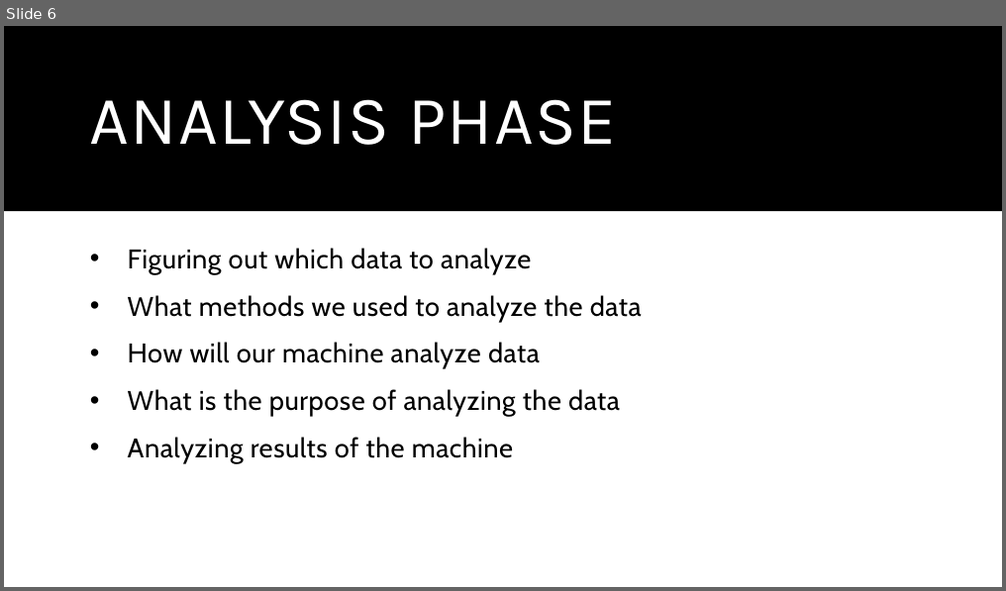
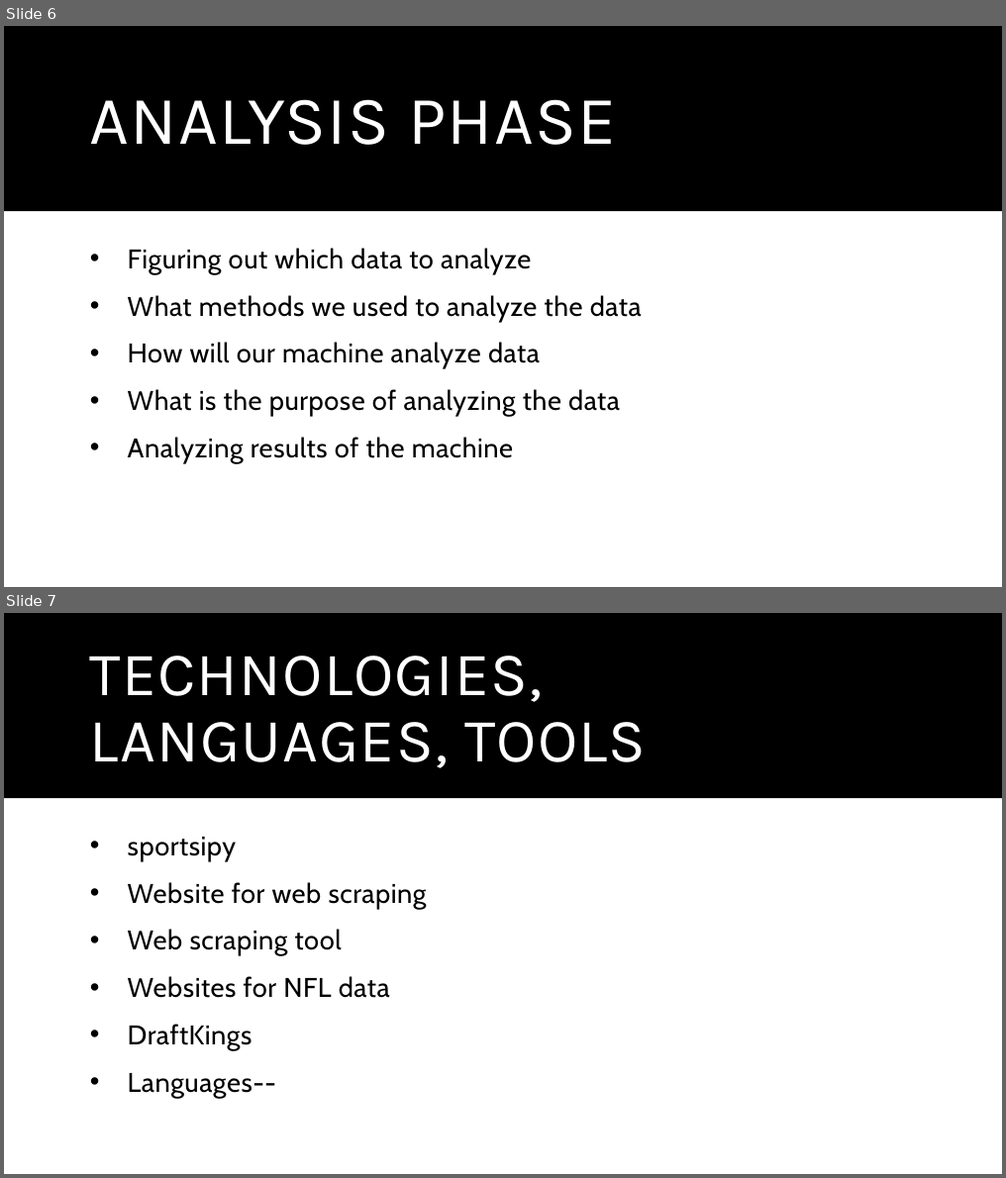
Before and after one commit to sbull32/team_cautious_waffle, a slide deck: Resources/Final.Presentation.pptx. Shown one above the other, each under a label of ours: slide 6 before the commit, slides 6 and 7 after it. The pictures are 1006x591 and 1006x1178 pixels, drawn with LibreOffice and Linux fonts; fonts in the diff are those of the drawing. Boxes give left, top, right and bottom in pixels: in the first picture for what was removed or moved away, otherwise in the second. Text is boxed around its words. In the diff, an @@ line names an element or a change of style, - is before the commit and + after.

```diff
--- a/Resources/Final.Presentation.pptx
+++ b/Resources/Final.Presentation.pptx
@@ slide 7 added at bbox=[4, 613, 1002, 1174], background #FFFFFF; not listed: 1 template element that a slide beside it also shows @@
@@ title added at bbox=[90, 656, 646, 768], 59.4 pt, text #FFFFFF @@
+TECHNOLOGIES, LANGUAGES, TOOLS
@@ text added at bbox=[128, 837, 427, 1098], 26 pt, text #000000 @@
+• sportsipy
+• Website for web scraping
+• Web scraping tool
+• Websites for NFL data
+• DraftKings
+• Languages--
```
Also in this commit, not shown: 1 slide removed.
